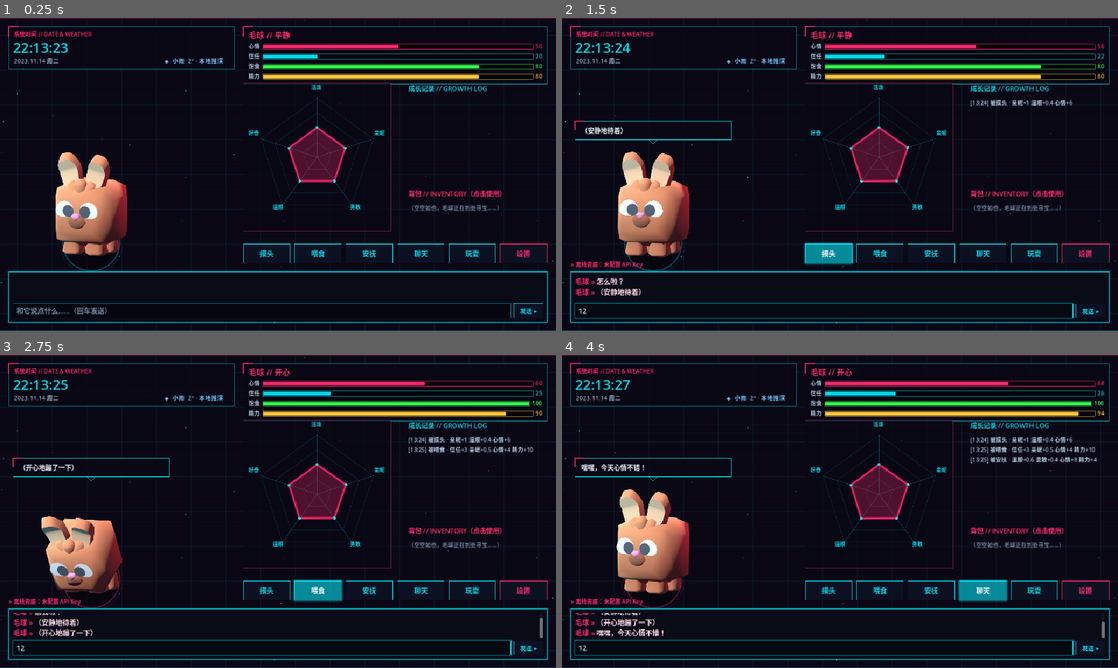
Above: before the commit, frames 1-4 (two rows, left to right).
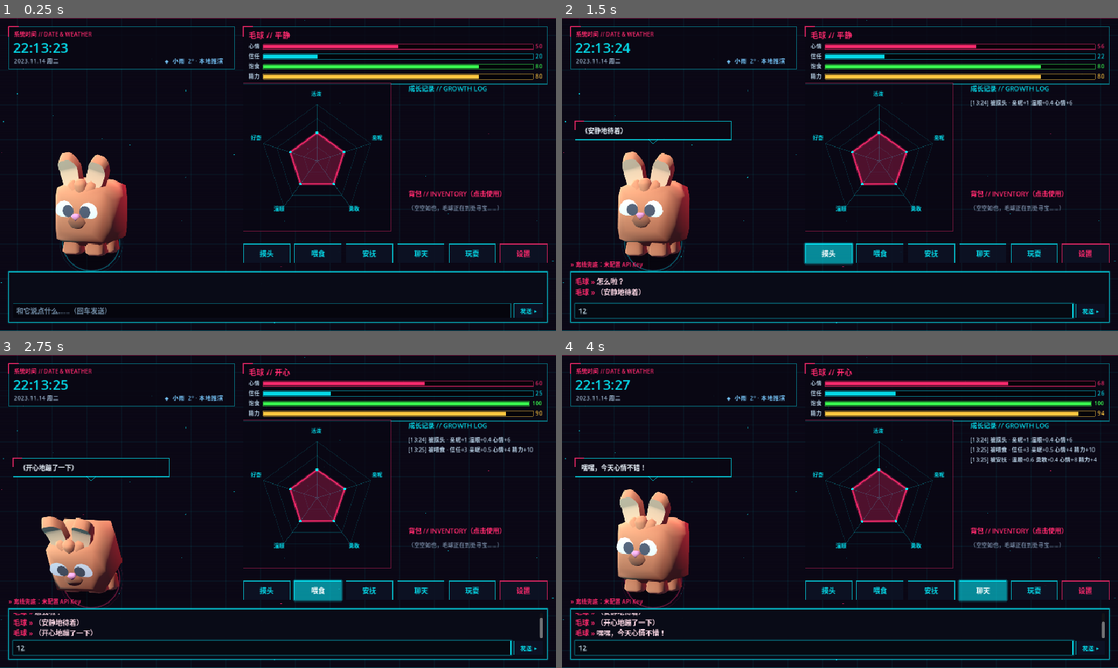
Above: after the commit, the same moments.

Repository: zhaomuchuan/chongwu
Game: Godot game, scene res://main.tscn
Same seed, same stepped clock (60 frames per second), same inputs: the game is played once before the commit and once after it.
Inputs (mouse positions are in pixels of both pictures, inside the frame that each line leads up to):
- Up to frame 1 (0.25 s): no input
- Up to frame 2 (1.5 s): click (823, 309) at 0.52 s; type "12" at 0.6 s; click "摸头" at 1.25 s
- Up to frame 3 (2.75 s): click "喂食" at 2 s
- Up to frame 4 (4 s): click "安抚" at 2.75 s; click "聊天" at 3.5 s

The runs differ from the first frame. In frame 1, 1.0% of the frame differs, in the area x 44-70%, y 21-62%; in frame 2, 1.0%; in frame 3, 1.0%; in frame 4, 1.0%.

Commit message:
新增五维性格特质觉醒与专属行为系统
- 活泼≥62「活泼好动」：空闲撒欢更勤（30s→14s）、跑得更远（2.6→3.5）
- 亲昵≥62「黏人精」：主动搭话间隔缩短，单次运行搭话上限 3→5
- 勇敢≥62「胆大包天」：黑影惊吓事件翻转为「才不怕呢」并正向结算
- 温顺≥62「软乎乎」：摸头播放新程序化「蹭蹭」反应
- 好奇≥62「好奇宝宝」：发现类事件权重最高 ×1.8（修复加权抽样 bug：
  调整后权重未写回副本，曾导致好奇越高发现率反而越低）

特质首次跨阈值时成长日志播报觉醒（仅一次、持久化）；雷达图顶部
显示已觉醒特质名，对应轴标签/节点粉色高亮。新增 unlocked_traits 存档字段。

Co-Authored-By: Claude Code <noreply@anthropic.com>

Diff:
--- a/scripts/core/event_scheduler.gd
+++ b/scripts/core/event_scheduler.gd
@@ -72,8 +72,13 @@
 
 func _proactive_loop() -> void:
 	while true:
-		await get_tree().create_timer(randf_range(PROACTIVE_MIN, PROACTIVE_MAX)).timeout
-		if _proactive_count < MAX_PROACTIVE:
+		# 亲昵特质（黏人精）：主动搭话间隔随亲昵强度缩短，并放宽单次运行次数上限
+		var s: float = PetBrain.trait_strength("affection")
+		var lo: float = lerpf(PROACTIVE_MIN, 80.0, s)
+		var hi: float = lerpf(PROACTIVE_MAX, 170.0, s)
+		var cap: int = MAX_PROACTIVE + (2 if PetBrain.has_trait("affection") else 0)
+		await get_tree().create_timer(randf_range(lo, hi)).timeout
+		if _proactive_count < cap:
 			_proactive_count += 1
 			proactive_chat.emit()
 
@@ -90,6 +95,8 @@
 	while true:
 		var event: Dictionary = _deck.roll_and_apply(PetState)
 		if not event.is_empty():
+			PetBrain.check_trait_unlocks()
+			PetState.commit()
 			special_event.emit(event)
 		await get_tree().create_timer(randf_range(SPECIAL_EVENT_MIN, SPECIAL_EVENT_MAX)).timeout
 
--- a/scripts/core/pet_brain.gd
+++ b/scripts/core/pet_brain.gd
@@ -11,6 +11,49 @@
 
 const LOW := 38.0
 const HIGH := 62.0  # 维度高低阈值
+
+# ---- 性格特质：维度达到阈值后觉醒，改变宠物的自主行为（纯本地规则，LLM 不参与）----
+const TRAIT_THRESHOLD := 62.0
+const TRAIT_FULL := 85.0         # 特质强度饱和点
+const TRAITS := {
+	"lively": {"name": "活泼好动", "desc": "撒欢更勤快，跑得也更远"},
+	"affection": {"name": "黏人精", "desc": "更频繁地主动找你说话"},
+	"brave": {"name": "胆大包天", "desc": "不再被黑影和小意外吓到"},
+	"gentle": {"name": "软乎乎", "desc": "被摸头时会幸福地蹭你"},
+	"curious": {"name": "好奇宝宝", "desc": "更容易发现新奇的东西"},
+}
+
+
+func has_trait(dim: String) -> bool:
+	return float(PetState.personality.get(dim, 50.0)) >= TRAIT_THRESHOLD
+
+
+# 特质强度 0~1：50 为 0、85 饱和。给频率/距离/概率类行为做连续调节
+func trait_strength(dim: String) -> float:
+	return clampf((float(PetState.personality.get(dim, 50.0)) - 50.0) / (TRAIT_FULL - 50.0), 0.0, 1.0)
+
+
+func active_traits() -> Array:
+	var out: Array = []
+	for dim in PetState.DIMENSIONS:
+		if has_trait(dim):
+			out.append(dim)
+	return out
+
+
+# 首次跨过阈值的维度写入成长日志（每个特质只播报一次，状态持久化）
+func check_trait_unlocks() -> void:
+	for dim in PetState.DIMENSIONS:
+		if has_trait(dim) and not PetState.unlocked_traits.has(dim):
+			PetState.unlocked_traits.append(dim)
+			var t: Dictionary = TRAITS[dim]
+			PetState.add_log("✦ 性格觉醒【%s】 · %s" % [str(t["name"]), str(t["desc"])])
+
+
+func _ready() -> void:
+	# 旧存档可能早已越过阈值：启动时补一次觉醒判定
+	check_trait_unlocks()
+	PetState.commit()
 
 
 var last_interaction_msec := 0   # 最近一次交互时间，供调度器判断是否被冷落
@@ -71,6 +114,7 @@
 	last_interaction_msec = Time.get_ticks_msec()
 	PetState.add_memory(memory)
 	PetState.add_log(log)
+	check_trait_unlocks()
 	PetState.commit()
 	interaction_applied.emit(kind)
 
@@ -132,6 +176,7 @@
 	_sleeping = false
 	PetState.add_memory(memory)
 	PetState.add_log(log)
+	check_trait_unlocks()
 	PetState.commit()
 	chat_sentiment_applied.emit(kind, intensity)
 
@@ -212,6 +257,7 @@
 	var item_name: String = PetEventDeck.ITEM_NAMES.get(item_id, item_id)
 	PetState.add_memory("主人把【%s】拿给我玩，我开心地用了好久。" % item_name)
 	PetState.add_log("使用道具【%s】 · %s" % [item_name, " ".join(parts)])
+	check_trait_unlocks()
 	PetState.commit()
 	return {"ok": true, "name": item_name, "speech": str(def.get("speech", "")), "reaction": str(def.get("reaction", "positive"))}
 
--- a/scripts/core/pet_events.gd
+++ b/scripts/core/pet_events.gd
@@ -144,13 +144,20 @@
 
 # 抽一个当前可触发的事件（加权）；丢道具事件需要背包里有东西
 func pick(state) -> Dictionary:
+	# 好奇特质：discover 类事件权重随好奇强度提高（50 点为基准，最高 ×1.8）
+	var curious_s: float = clampf((float(state.personality.get("curious", 50.0)) - 50.0) / 35.0, 0.0, 1.0)
 	var pool: Array = []
 	var total := 0.0
 	for e in EVENTS:
 		if e.get("dynamic", "") == "lose_item" and state.inventory.is_empty():
 			continue
 		var w: float = e.get("weight", 1.0)
-		pool.append(e)
+		if str(e.get("kind", "")) == "discover":
+			w *= 1.0 + 0.8 * curious_s
+		# 调整后的权重写回副本，抽样循环才能用上（不能只改 total）
+		var copy: Dictionary = e.duplicate(true)
+		copy["weight"] = w
+		pool.append(copy)
 		total += w
 	if pool.is_empty():
 		return {}
@@ -168,6 +175,13 @@
 	var e := pick(state)
 	if e.is_empty():
 		return {}
+
+	# 勇敢特质：黑影惊吓事件翻转为「勇敢面对」，不再掉心情/勇敢
+	if str(e.get("id", "")) == "scared_shadow" and float(state.personality.get("brave", 50.0)) >= PetBrainEngine.TRAIT_THRESHOLD:
+		e["title"] = "才不怕呢"
+		e["speech"] = "那个黑影？哼，我凑过去瞪了它一眼——嘿嘿，不过是我自己的影子嘛！"
+		e["memory"] = "我勇敢地凑近吓了我一跳的黑影，发现只是影子，觉得自己长大了一点。"
+		e["effects"] = {"mood": 3.0, "persona": {"brave": 0.6}}
 
 	var fx: Dictionary = e.get("effects", {})
 	if fx.has("mood"):
--- a/scripts/core/pet_state.gd
+++ b/scripts/core/pet_state.gd
@@ -32,6 +32,7 @@
 var memory_summary := ""          # 长期记忆摘要（后续可由 LLM 蒸馏）
 var growth_log: Array = []        # 成长日志
 var inventory: Dictionary = {}    # 背包：{item_id: 数量}，随机事件中获得 / 丢失
+var unlocked_traits: Array = []   # 已觉醒的性格特质（维度 id），用于只播报一次觉醒
 
 
 func _ready() -> void:
@@ -59,6 +60,7 @@
 	memory_summary = ""
 	growth_log.clear()
 	inventory.clear()
+	unlocked_traits.clear()
 	commit()
 
 
@@ -140,6 +142,7 @@
 		"memory_summary": memory_summary,
 		"growth_log": growth_log,
 		"inventory": inventory,
+		"unlocked_traits": unlocked_traits,
 	}
 	var f := FileAccess.open(SAVE_PATH, FileAccess.WRITE)
 	if f:
@@ -173,6 +176,9 @@
 		var gl = data.get("growth_log", [])
 		if gl is Array:
 			growth_log = gl
+		var tr = data.get("unlocked_traits", [])
+		if tr is Array:
+			unlocked_traits = _str_array(tr)
 		var inv = data.get("inventory", {})
 		if inv is Dictionary:
 			inventory = {}
--- a/scripts/pet_actor.gd
+++ b/scripts/pet_actor.gd
@@ -57,6 +57,9 @@
 var _roam_start := 0.0
 var _roam_depth := 0.0          # 当前沿相机轴向的深度（负=跑近，正=跑远）
 var _roam_prev_depth := 0.0
+var _roam_far := ROAM_FAR       # 本轮撒欢最远点（活泼特质会拉远）
+var _nuzzle_start := -1.0       # 温顺特质：被摸头蹭蹭的时间窗
+var _nuzzle_until := -1.0
 var _pivot_home := Vector3.ZERO
 var _cam_base_size := 2.0
 var _view_scale := 1.0         # 当前透视缩放（近>1 远<1），2D 光环跟随
@@ -193,7 +196,10 @@
 	_end_roam()
 	match kind:
 		"pet":
-			_react("gesture-positive", 2.1, 1.0)       # 眯眼享受
+			if PetBrain.has_trait("gentle"):
+				_react_nuzzle()                         # 软乎乎：凑上来幸福地蹭你
+			else:
+				_react("gesture-positive", 2.1, 1.0)    # 眯眼享受
 		"feed":
 			_react("eat", 2.8, 1.0)                     # 低头吃东西
 		"comfort":
@@ -319,6 +325,25 @@
 	_go_idle()
 
 
+# 温顺特质解锁：被摸头时凑上前幸福地蹭两下（gesture-positive + 程序化前蹭）
+func _react_nuzzle() -> void:
+	_end_roam()
+	_token += 1
+	var my_token := _token
+	_reacting = true
+	_look_until = -1.0
+	_player.speed_scale = 1.0
+	_player.play("gesture-positive", 0.15)
+	_nuzzle_start = _t
+	_nuzzle_until = _t + 2.6
+	await get_tree().create_timer(2.6).timeout
+	if my_token != _token:
+		return
+	_nuzzle_start = -1.0
+	_nuzzle_until = -1.0
+	_go_idle()
+
+
 func _start_idle() -> void:
 	if _player == null:
 		return
@@ -346,7 +371,9 @@
 		await get_tree().create_timer(5.0).timeout
 		if _reacting or _roaming:
 			continue
-		if _t - _last_interact_t < ROAM_DELAY:
+		# 活泼特质（活泼好动）：空闲等待从 30s 缩短到最低 14s
+		var delay: float = lerpf(ROAM_DELAY, 14.0, PetBrain.trait_strength("lively"))
+		if _t - _last_interact_t < delay:
 			continue
 		var my_id := _begin_roam()
 		await get_tree().create_timer(ROAM_DURATION).timeout
@@ -360,6 +387,8 @@
 	_roam_start = _t
 	_roam_depth = 0.0
 	_roam_prev_depth = 0.0
+	# 活泼特质：最远点从 2.6 拉到 3.5，跑得更远、缩得更小
+	_roam_far = lerpf(ROAM_FAR, 3.5, PetBrain.trait_strength("lively"))
 	_look_until = -1.0
 	_player.speed_scale = 1.15
 	_player.play("run", 0.3)
@@ -412,6 +441,10 @@
 	if not _reacting and not _roaming and _expression in HAPPY_EXPR:
 		bob += absf(sin(_t * 3.6)) * 0.05
 	var pos := _pivot_home + Vector3.UP * bob
+	if _t < _nuzzle_until and _nuzzle_start >= 0.0:
+		# 温顺特质的蹭蹭：沿相机轴向主人凑两下
+		var nk: float = absf(sin((_t - _nuzzle_start) * 6.0))
+		pos += _cam_rig.transform.basis.z * (-0.28) * nk
 
 	# 困了一点点头；开心微微仰起
 	var pitch := 0.0
@@ -423,6 +456,8 @@
 				pitch = -0.10
 			"excited":
 				pitch = 0.05
+	if _t < _nuzzle_until and _nuzzle_start >= 0.0:
+		pitch = -0.12 * absf(sin((_t - _nuzzle_start) * 6.0))
 
 	if _roaming:
 		# 深度曲线：sin 包络淡入淡出，里面在「近 ↔ 远」间往复 1.5 趟
@@ -430,13 +465,13 @@
 		var envelope := sin(p * PI)
 		var k := cos(p * TAU * ROAM_TRIPS) * 0.5 + 0.5
 		_roam_prev_depth = _roam_depth
-		_roam_depth = lerpf(ROAM_NEAR, ROAM_FAR, k) * envelope
+		_roam_depth = lerpf(ROAM_NEAR, _roam_far, k) * envelope
 		# 沿当前相机轴向移动：无论视角怎么转，都是朝镜头跑近、朝远处跑远
 		pos += _cam_rig.transform.basis.z * _roam_depth
 		# depth 减小 = 正在跑近 → 正面朝镜头；增大 = 跑远 → 背对镜头
 		yaw = _orbit_yaw + (0.0 if _roam_depth < _roam_prev_depth else PI)
 		# 正交相机没有透视，用取景大小模拟近大远小：近处放大，远处明显缩小
-		var closeness: float = clampf((ROAM_FAR - _roam_depth) / (ROAM_FAR - ROAM_NEAR), 0.0, 1.0)
+		var closeness: float = clampf((_roam_far - _roam_depth) / (_roam_far - ROAM_NEAR), 0.0, 1.0)
 		_cam.size = _cam_base_size * lerpf(2.45, 0.62, closeness)
 	else:
 		_cam.size = lerpf(_cam.size, _cam_base_size, minf(delta * 4.0, 1.0))
--- a/scripts/ui/radar_chart.gd
+++ b/scripts/ui/radar_chart.gd
@@ -16,11 +16,21 @@
 
 
 func _draw() -> void:
-	var center := size * 0.5
-	var r := minf(size.x, size.y) * 0.5 - 34.0
+	# 顶部留 18px 给性格特质行，雷达整体下移
+	var center := size * 0.5 + Vector2(0, 9)
+	var r := minf(size.x, size.y) * 0.5 - 40.0
 	var dims := PetState.DIMENSIONS
 	var labels := PetState.DIMENSION_LABELS
 	var n := dims.size()
+	var pink := Color(1.0, 0.165, 0.43)
+
+	# 已觉醒的性格特质（活泼好动 / 黏人精 …）
+	var trait_names: Array = []
+	for dim in PetBrain.active_traits():
+		trait_names.append(PetBrainEngine.TRAITS[dim]["name"])
+	if not trait_names.is_empty():
+		draw_string(ThemeDB.fallback_font, Vector2(12, 15), "◆ " + " · ".join(trait_names),
+			HORIZONTAL_ALIGNMENT_LEFT, size.x - 24.0, 12, pink)
 
 	# 底板
 	draw_rect(Rect2(Vector2.ZERO, size), Color(0.035, 0.028, 0.075, 0.72), true)
@@ -48,14 +58,17 @@
 	draw_polyline(data, Color(line_color, 0.35), 6.0, true)   # 辉光层
 	draw_polyline(data, line_color, 2.0, true)
 	for i in n:
-		draw_circle(data[i], 3.0, node_color)
+		# 已觉醒特质的维度节点放大、染成品红
+		var dim_color: Color = pink if float(PetState.personality.get(dims[i], 50.0)) >= PetBrainEngine.TRAIT_THRESHOLD else node_color
+		draw_circle(data[i], 4.5 if dim_color == pink else 3.0, dim_color)
 
 	# 标签
 	var font := ThemeDB.fallback_font
 	for i in n:
 		var v: float = PetState.personality.get(dims[i], 50.0)
 		var p := center + Vector2.from_angle(_angle(i, n)) * (r + 16.0)
-		draw_string(font, p - Vector2(16, 4), "%s %d" % [labels[dims[i]], int(v)], HORIZONTAL_ALIGNMENT_CENTER, 32, 12, text_color)
+		var label_color: Color = pink if v >= PetBrainEngine.TRAIT_THRESHOLD else text_color
+		draw_string(font, p - Vector2(16, 4), "%s %d" % [labels[dims[i]], int(v)], HORIZONTAL_ALIGNMENT_CENTER, 32, 12, label_color)
 
 
 func _angle(i: int, n: int) -> float:
